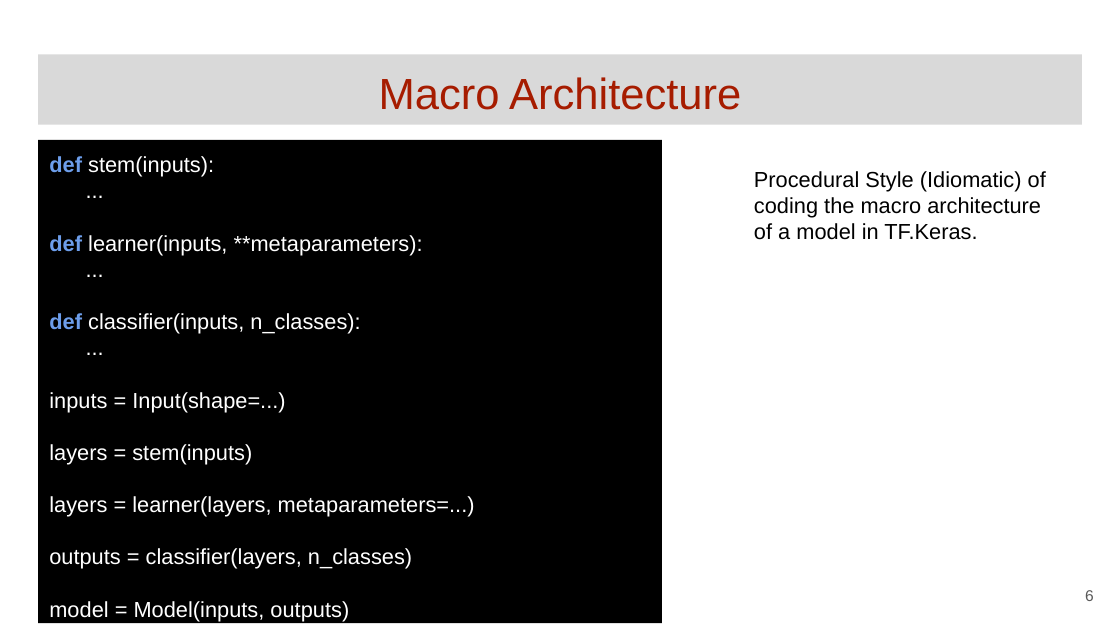
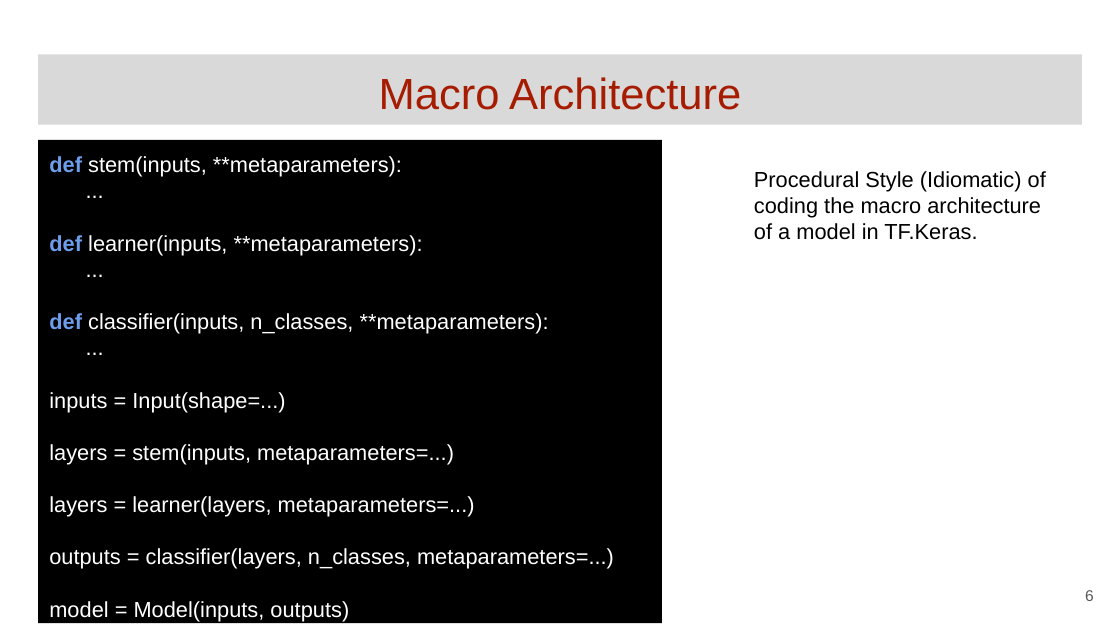
Before and after one commit to GoogleCloudPlatform/keras-idiomatic-programmer, a slide deck: slide 6 of community-labs/Community Lab - Intro to Composable (Common).pptx. Drawn at 1120x630 pixels with LibreOffice and Linux fonts; fonts in the diff are those of the drawing. Boxes give left, top, right and bottom in pixels: in the first picture for what was removed or moved away, otherwise in the second. Text is boxed around its words. In the diff, an @@ line names an element or a change of style, - is before the commit and + after.

```diff
--- a/community-labs/Community Lab - Intro to Composable (Common).pptx
+++ b/community-labs/Community Lab - Intro to Composable (Common).pptx
@@ text in rectangle at <box>49,156,402,177</box>: text changed @@
-def stem(inputs):
+def stem(inputs, **metaparameters):
@@ text in rectangle at <box>49,313,549,334</box>: text changed @@
-def classifier(inputs, n_classes):
+def classifier(inputs, n_classes, **metaparameters):
@@ text in rectangle at <box>49,444,454,465</box>: text changed @@
-layers = stem(inputs)
+layers = stem(inputs, metaparameters=...)
@@ text in rectangle at <box>49,548,614,569</box>: text changed @@
-outputs = classifier(layers, n_classes)
+outputs = classifier(layers, n_classes, metaparameters=...)
```
Also in this commit, not shown: 5 other slides changed.
